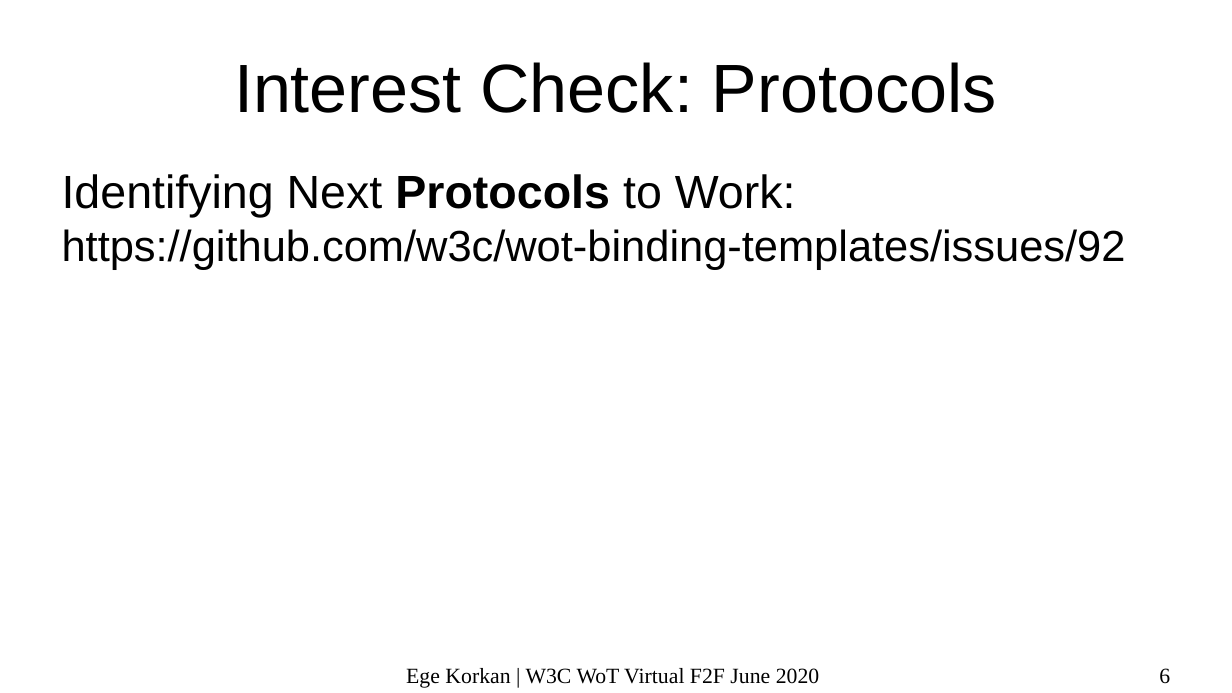
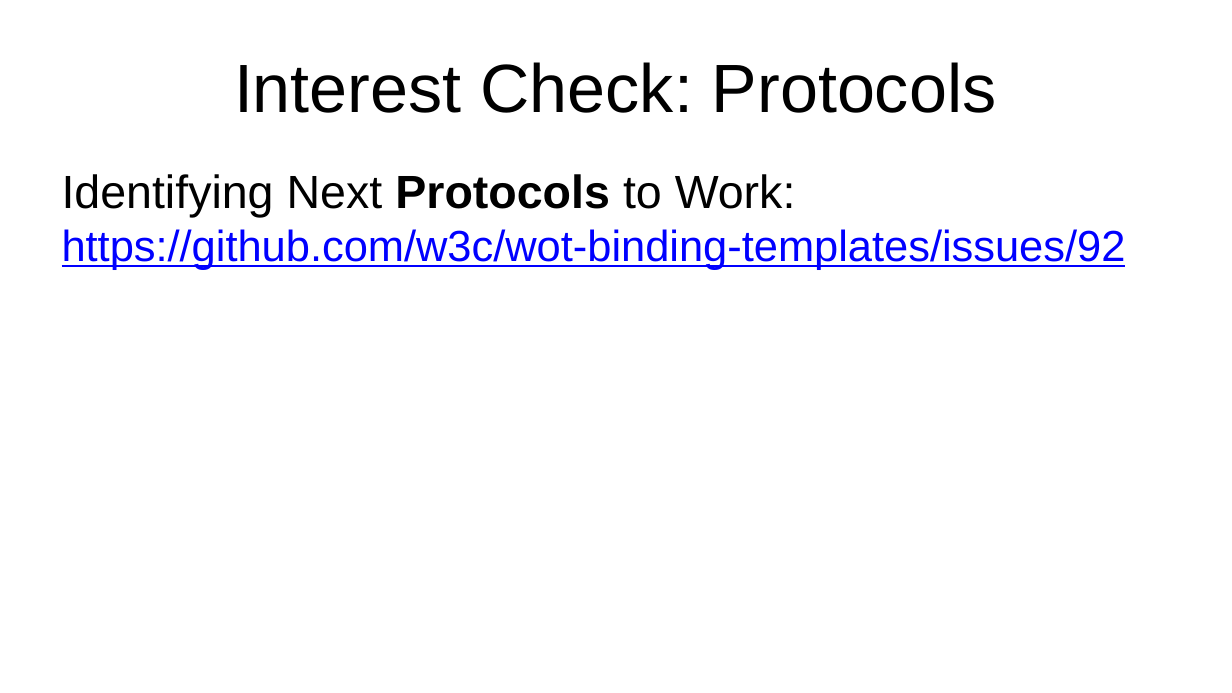
Before and after one commit to w3c/wot, a slide deck: slide 6 of PRESENTATIONS/2020-06-online-f2f/2020-06_WoT-Bindings.odp. Drawn at 1232x693 pixels with LibreOffice and Linux fonts; fonts in the diff are those of the drawing. Boxes give left, top, right and bottom in pixels: in the first picture for what was removed or moved away, otherwise in the second. Text is boxed around its words. In the diff, an @@ line names an element or a change of style, - is before the commit and + after.

Commit message:
update binding templates presentations

```diff
--- a/PRESENTATIONS/2020-06-online-f2f/2020-06_WoT-Bindings.odp
+++ b/PRESENTATIONS/2020-06-online-f2f/2020-06_WoT-Bindings.odp
@@ text "Identifying Next Protocols to Work: ..." at <box>62,174,1126,270</box>: text colour #000000 to #0000FF, underline on in "https://github.com/w3c/wot-binding-templates/issues/92"; less space between paragraphs @@
@@ text removed at <box>406,668,820,688</box> @@
-Ege Korkan | W3C WoT Virtual F2F June 2020
@@ page number removed at <box>1159,668,1170,684</box> @@
-6
```
Also in this commit, not shown: 13 other slides changed, 2 slides added, 1 slide removed, 1 other file.
